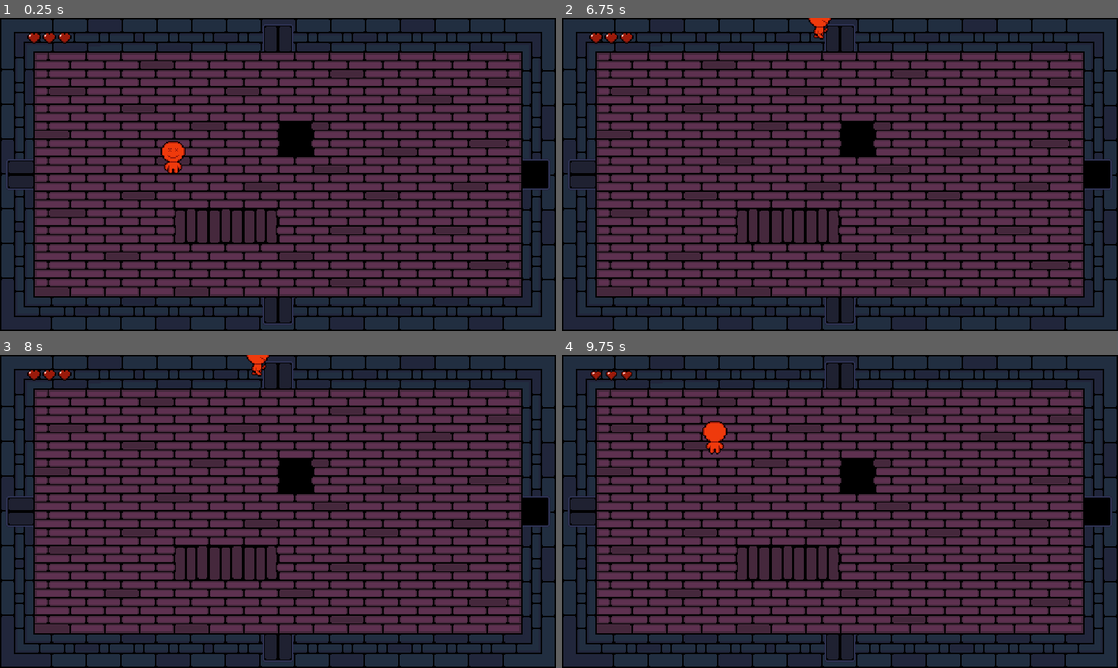
Above: before the commit, frames 1-4 (two rows, left to right).
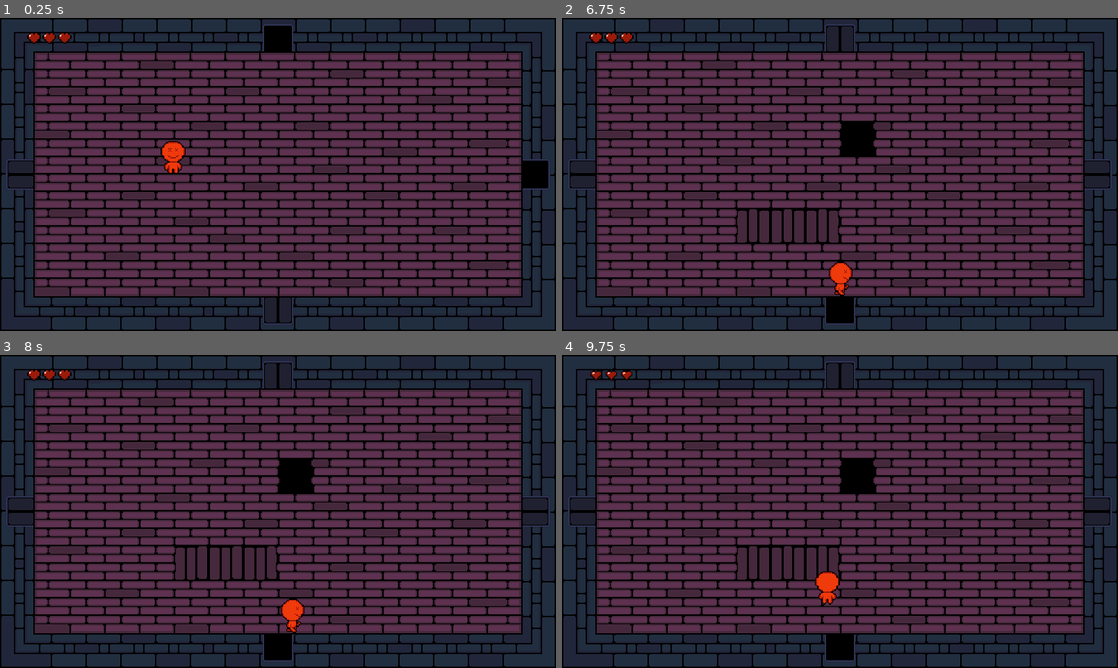
Above: after the commit, the same moments.

Repository: mbuxmann/puppet_master
Game: Godot game, scene res://Scenes/Levels/Level1.tscn
Two runs of this game, one before a commit and one after it. Both use one fixed random seed, a clock stepped at 60 frames per second and the inputs below.
Inputs:
- Up to frame 1 (0.25 s): no input
- Up to frame 2 (6.75 s): hold Z (z) 0.53-1.28 s; hold Up (ui_up) 0.53-2.03 s; tap Z (z) every 1.5 s from 1.35 to 5.85 s; hold Z (z) 2.03-2.78 s; hold Left (ui_left) 2.03-3.53 s; hold Down (ui_down) 3.53-4.28 s; hold Z (z) 3.53-4.28 s; hold Right (ui_right) 4.28-5.03 s; hold Up (ui_up) 5.03-5.78 s; hold Z (z) 5.03-5.78 s; hold Right (ui_right) from 5.78 s (still down); hold Z (z) from 6.53 s (still down)
- Up to frame 3 (8 s): keep holding Right (ui_right); release Z (z) at 7.28 s; tap Z (z) at 7.35 s
- Up to frame 4 (9.75 s): release Right (ui_right) at 8.03 s; hold Down (ui_down) 8.03-8.78 s; hold Z (z) 8.03-8.78 s; hold Left (ui_left) 8.78-9.53 s; tap Z (z) at 8.85 s; hold Up (ui_up) from 9.53 s (still down); hold Z (z) from 9.53 s (still down)

The runs differ from the first frame. In frame 1, 2.2% of the frame differs, in the area x 31-57%, y 2-72%; in frame 2, 1.2%; in frame 3, 1.1%; in frame 4, 1.3%.
Error before the commit: Attempt to call function 'get_global_position' in base 'null instance' on a null instance. (res://Scenes/Assets/Door/Door.gd:11)

Commit message:
fixed bugs

Diff:
--- a/Scenes/Assets/Door/Door.gd
+++ b/Scenes/Assets/Door/Door.gd
@@ -2,22 +2,30 @@
 
 class_name Door
 
-export(NodePath) var door_target_node
-export(NodePath) var camera_target_node
+export(NodePath) var next_room_target_node
 export(bool) var opened
 
-onready var door_target = get_node(door_target_node)
-onready var camera_target = get_node(camera_target_node)
-onready var door_target_position = door_target.get_global_position()
+onready var next_room = get_node(next_room_target_node)
 
-const OFFSET = 50
+const OFFSET = 32
 var door_position
 var new_position = Vector2.ZERO
+var target_door
+var target_door_position
 
 func _ready():
 	door_position = get_global_position()
 	if opened:
 		$AnimationPlayer.play("DoorOpened")
+	match name:
+		"LeftDoor":
+			target_door = "RightDoor"
+		"RightDoor":
+			target_door = "LeftDoor"
+		"TopDoor":
+			target_door = "BottomDoor"
+		"BottomDoor":
+			target_door = "TopDoor"
 
 # warning-ignore:unused_argument
 func _process(delta):
@@ -27,19 +35,23 @@
 
 func _on_EntranceDetector_body_entered(body):
 	if body is Player:
-		match body.current_direction:
-			body.direction.LEFT:
-				new_position = Vector2(door_target_position.x - OFFSET, body.position.y)
-			body.direction.RIGHT:
-				new_position = Vector2(door_target_position.x + OFFSET, body.position.y)
-			body.direction.UP:
-				new_position = Vector2(body.position.x, door_target_position.y - OFFSET)
-			body.direction.DOWN:
-				new_position = Vector2(body.position.x, door_target_position.y + OFFSET)
+		RoomManager.next_room = next_room
+		var doors = next_room.get_node("Doors").get_children()
+		for door in doors:
+			if target_door == door.name:
+				target_door_position = door.get_global_position()
 
+		match name:
+			"LeftDoor":
+				new_position = Vector2(target_door_position.x - OFFSET, body.position.y)
+			"RightDoor":
+				new_position = Vector2(target_door_position.x + OFFSET, body.position.y)
+			"TopDoor":
+				new_position = Vector2(body.position.x, target_door_position.y - OFFSET)
+			"BottomDoor":
+				new_position = Vector2(body.position.x, target_door_position.y + OFFSET)
+
+
+		# Update body position and set new spawn position
 		body.position = new_position
 		body.spawn_position = body.get_position()
-	change_camera()
-
-func change_camera():
-	camera_target.current = true
--- a/Scenes/Assets/FloorTrap/FloorTrap.gd
+++ b/Scenes/Assets/FloorTrap/FloorTrap.gd
@@ -10,7 +10,6 @@
 		"TrapNormal":
 			$AnimationPlayer.play("TrapIdle")
 		"TrapLeft":
-			print('test')
 			$AnimationPlayer.play("TrapIdleLeft")
 		"TrapMiddle":
 			$AnimationPlayer.play("TrapIdleMiddle")
@@ -40,6 +39,7 @@
 			$AnimationPlayer.play("TrapActivateRight")
 	trap_activated = true
 
+# warning-ignore:unused_argument
 func _process(delta):
 	if trap_activated:
 		check_for_player()
@@ -67,11 +67,3 @@
 	if anim_name == "TrapActivateLeft" or anim_name == "TrapActivateMiddle" or \
 		anim_name == "TrapActivateRight" or anim_name == "TrapActivate":
 		trap_activated = false
-	if (anim_name == "TrapActivateLeft" or anim_name == "TrapActivateMiddle" or \
-		anim_name == "TrapActivateRight" or anim_name == "TrapActivate")  and GameManager.player_has_fallen :
-
-		reset_trap()
-
-func _input(event):
-	if event.is_action_pressed('z'):
-		reset_trap()
--- a/Scenes/Levels/Level1.tscn
+++ b/Scenes/Levels/Level1.tscn
@@ -3,9 +3,9 @@
 [ext_resource path="res://Scenes/Player/Player.tscn" type="PackedScene" id=1]
 [ext_resource path="res://GFX/Room101.png" type="Texture" id=2]
 [ext_resource path="res://Scenes/Assets/Wall/wall_tiles.tres" type="TileSet" id=3]
-[ext_resource path="res://Scenes/Assets/FloorTrap/FloorTrap.tscn" type="PackedScene" id=4]
-[ext_resource path="res://Scenes/Assets/FloorHole/FloorHole.tscn" type="PackedScene" id=5]
-[ext_resource path="res://Scenes/Assets/Door/Door.tscn" type="PackedScene" id=6]
+[ext_resource path="res://Scenes/Assets/Door/Door.tscn" type="PackedScene" id=4]
+[ext_resource path="res://Scenes/Assets/FloorTrap/FloorTrap.tscn" type="PackedScene" id=5]
+[ext_resource path="res://Scenes/Assets/FloorHole/FloorHole.tscn" type="PackedScene" id=6]
 [ext_resource path="res://Scenes/Interface/Interface.tscn" type="PackedScene" id=7]
 
 [node name="Level1" type="Node2D"]
@@ -17,6 +17,7 @@
 [node name="Rooms" type="Node" parent="."]
 
 [node name="Room101" type="Node2D" parent="Rooms"]
+editor/display_folded = true
 
 [node name="Background" type="Sprite" parent="Rooms/Room101"]
 texture = ExtResource( 2 )
@@ -42,48 +43,32 @@
 
 [node name="FloorTraps" type="Node2D" parent="Rooms/Room101"]
 
-[node name="FloorTrap" parent="Rooms/Room101/FloorTraps" instance=ExtResource( 4 )]
-position = Vector2( 176, 192 )
-trap_used = "TrapLeft"
-
-[node name="FloorTrap2" parent="Rooms/Room101/FloorTraps" instance=ExtResource( 4 )]
-position = Vector2( 208, 192 )
-trap_used = "TrapMiddle"
-
-[node name="FloorTrap3" parent="Rooms/Room101/FloorTraps" instance=ExtResource( 4 )]
-position = Vector2( 240, 192 )
-trap_used = "TrapRight"
-
 [node name="FloorHoles" type="Node2D" parent="Rooms/Room101"]
 
-[node name="FloorHole" parent="Rooms/Room101/FloorHoles" instance=ExtResource( 5 )]
-position = Vector2( 272, 112 )
-HoleUsed = "HoleNormal"
+[node name="Doors" type="Node2D" parent="Rooms/Room101"]
 
-[node name="Doors" type="Node2D" parent="Rooms/Room101"]
-editor/display_folded = true
+[node name="TopDoor" parent="Rooms/Room101/Doors" instance=ExtResource( 4 )]
+position = Vector2( 256, 16 )
+next_room_target_node = NodePath("../../../Room103")
+opened = true
 
-[node name="TopDoor" parent="Rooms/Room101/Doors" instance=ExtResource( 6 )]
-position = Vector2( 256, 16 )
-
-[node name="BottomDoor" parent="Rooms/Room101/Doors" instance=ExtResource( 6 )]
+[node name="BottomDoor" parent="Rooms/Room101/Doors" instance=ExtResource( 4 )]
 position = Vector2( 256, 272 )
 rotation = 3.14159
 
-[node name="RightDoor" parent="Rooms/Room101/Doors" instance=ExtResource( 6 )]
+[node name="RightDoor" parent="Rooms/Room101/Doors" instance=ExtResource( 4 )]
 position = Vector2( 496, 144 )
 rotation = 1.5708
-door_target_node = NodePath("../../../Room102/Doors/LeftDoor")
-camera_target_node = NodePath("../../../Room102/Camera2D")
+next_room_target_node = NodePath("../../../Room102")
 opened = true
 
-[node name="LeftDoor" parent="Rooms/Room101/Doors" instance=ExtResource( 6 )]
+[node name="LeftDoor" parent="Rooms/Room101/Doors" instance=ExtResource( 4 )]
 position = Vector2( 16, 144 )
 rotation = -1.5708
 
 [node name="Room102" type="Node2D" parent="Rooms"]
 editor/display_folded = true
-position = Vector2( 544, 0 )
+position = Vector2( 512, 0 )
 
 [node name="Sprite" type="Sprite" parent="Rooms/Room102"]
 texture = ExtResource( 2 )
@@ -102,25 +87,93 @@
 tile_data = PoolIntArray( 2, 1, 0, 4, 1, 0, 6, 1, 0, 8, 1, 0, 10, 1, 0, 12, 1, 0, 13, 1, 0, 15, 2, 0, 17, 1, 0, 18, 1,  …(474 unchanged characters)…
 
 [node name="Doors" type="Node2D" parent="Rooms/Room102"]
+editor/display_folded = true
 
-[node name="LeftDoor" parent="Rooms/Room102/Doors" instance=ExtResource( 6 )]
+[node name="LeftDoor" parent="Rooms/Room102/Doors" instance=ExtResource( 4 )]
 position = Vector2( 16, 144 )
 rotation = -1.5708
-door_target_node = NodePath("../../../Room101/Doors/RightDoor")
-camera_target_node = NodePath("../../../Room101/Camera2D")
+next_room_target_node = NodePath("../../../Room101")
 opened = true
 
-[node name="TopDoor" parent="Rooms/Room102/Doors" instance=ExtResource( 6 )]
+[node name="TopDoor" parent="Rooms/Room102/Doors" instance=ExtResource( 4 )]
 position = Vector2( 256, 16 )
 
-[node name="BottomDoor" parent="Rooms/Room102/Doors" instance=ExtResource( 6 )]
+[node name="BottomDoor" parent="Rooms/Room102/Doors" instance=ExtResource( 4 )]
 position = Vector2( 256, 272 )
 rotation = -3.14159
 
-[node name="RightDoor" parent="Rooms/Room102/Doors" instance=ExtResource( 6 )]
+[node name="RightDoor" parent="Rooms/Room102/Doors" instance=ExtResource( 4 )]
 position = Vector2( 496, 144 )
 rotation = 1.5708
 
-[node name="Traps" type="Node2D" parent="Rooms/Room102"]
+[node name="FloorTraps" type="Node2D" parent="Rooms/Room102"]
+
+[node name="Room103" type="Node2D" parent="Rooms"]
+editor/display_folded = true
+position = Vector2( 0, -288 )
+
+[node name="Background" type="Sprite" parent="Rooms/Room103"]
+texture = ExtResource( 2 )
+centered = false
+
+[node name="Camera2D" type="Camera2D" parent="Rooms/Room103"]
+anchor_mode = 0
+drag_margin_h_enabled = false
+drag_margin_v_enabled = false
+drag_margin_left = 0.0
+drag_margin_top = 0.0
+drag_margin_right = 0.0
+drag_margin_bottom = 0.0
+
+[node name="Walls" type="TileMap" parent="Rooms/Room103"]
+visible = false
+tile_set = ExtResource( 3 )
+cell_size = Vector2( 16, 16 )
+cell_tile_origin = 2
+collision_layer = 4
+format = 1
+tile_data = PoolIntArray( -65535, 1, 0, -65533, 1, 0, -65531, 1, 0, -65529, 1, 0, -65527, 1, 0, -65525, 1, 0, -65523, 1, 0, -65521, 2, 0, -65519, 1, 0, -65517, 1, 0, -65515, 1, 0, -65513, 1, 0, -65511, 1, 0, -65509, 1, 0, -65507, 1, 0, 0, 0, 0, 1, 0, 0, 2, 0, 0, 3, 0, 0, 4, 0, 0, 5, 0, 0, 6, 0, 0, 8, 0, 0, 9, 0, 0, 10, 0, 0, 11, 0, 0, 12, 0, 0, 13, 0, 0, 14, 0, 0, 65536, 1, 0, 65566, 1, 0, 131092, 1, 0, 196608, 1, 0, 196638, 1, 0, 327680, 1, 0, 327710, 1, 0, 327711, 1, 0, 458752, 3, 0, 458783, 3, 0, 589824, 1, 0, 589854, 1, 0, 720896, 1, 0, 720926, 1, 0, 851968, 1, 0, 851998, 1, 0, 983041, 1, 0, 983043, 1, 0, 983045, 1, 0, 983047, 1, 0, 983049, 1, 0, 983051, 1, 0, 983053, 1, 0, 983057, 1, 0, 983059, 1, 0, 983061, 1, 0, 983063, 1, 0, 983065, 1, 0, 983067, 1, 0, 983069, 1, 0, 1048591, 2, 0 )
+
+[node name="FloorTraps" type="Node2D" parent="Rooms/Room103"]
+editor/display_folded = true
+
+[node name="FloorTrap" parent="Rooms/Room103/FloorTraps" instance=ExtResource( 5 )]
+position = Vector2( 176, 192 )
+trap_used = "TrapLeft"
+
+[node name="FloorTrap2" parent="Rooms/Room103/FloorTraps" instance=ExtResource( 5 )]
+position = Vector2( 208, 192 )
+trap_used = "TrapMiddle"
+
+[node name="FloorTrap3" parent="Rooms/Room103/FloorTraps" instance=ExtResource( 5 )]
+position = Vector2( 240, 192 )
+trap_used = "TrapRight"
+
+[node name="FloorHoles" type="Node2D" parent="Rooms/Room103"]
+editor/display_folded = true
+
+[node name="FloorHole" parent="Rooms/Room103/FloorHoles" instance=ExtResource( 6 )]
+position = Vector2( 272, 112 )
+HoleUsed = "HoleNormal"
+
+[node name="Doors" type="Node2D" parent="Rooms/Room103"]
+editor/display_folded = true
+
+[node name="TopDoor" parent="Rooms/Room103/Doors" instance=ExtResource( 4 )]
+position = Vector2( 256, 16 )
+
+[node name="BottomDoor" parent="Rooms/Room103/Doors" instance=ExtResource( 4 )]
+position = Vector2( 256, 272 )
+rotation = 3.14159
+next_room_target_node = NodePath("../../../Room101")
+opened = true
+
+[node name="RightDoor" parent="Rooms/Room103/Doors" instance=ExtResource( 4 )]
+position = Vector2( 496, 144 )
+rotation = 1.5708
+
+[node name="LeftDoor" parent="Rooms/Room103/Doors" instance=ExtResource( 4 )]
+position = Vector2( 16, 144 )
+rotation = -1.5708
 
 [node name="Interface" parent="." instance=ExtResource( 7 )]
--- a/Scenes/Player/States/Fall.gd
+++ b/Scenes/Player/States/Fall.gd
@@ -14,10 +14,11 @@
 		obj.fsm.next_state = obj.fsm.STATES.Idle
 		obj.position = obj.spawn_position
 		timer_finished = false
-
+# warning-ignore:unused_argument
 func terminate(obj):
 	GameManager.player_has_fallen = false
-	GameManager.reset_traps = true
+	GameManager.player_has_respawned = true
+
 
 func _on_Timer_timeout():
 	timer_finished = true
--- a/Scripts/GameManager.gd
+++ b/Scripts/GameManager.gd
@@ -1,5 +1,10 @@
 extends Node
 
 # warning-ignore:unused_class_variable
+var debug = true
+# warning-ignore:unused_class_variable
 var player_has_fallen: bool = false
-var reset_traps: bool = false
+# warning-ignore:unused_class_variable
+var player_has_respawned: bool = false
+# warning-ignore:unused_class_variable
+var reset_floortraps: bool = false
--- /dev/null
+++ b/Scripts/RoomManager.gd
@@ -0,0 +1,39 @@
+extends Node
+
+var current_room
+var previous_room
+var next_room
+
+var camera_changed: bool = false
+
+# warning-ignore:unused_argument
+func _process(delta):
+	if next_room != current_room:
+		previous_room = current_room
+		current_room = next_room
+		change_camera()
+	if camera_changed:
+		restart_traps()
+		camera_changed = false
+	if GameManager.player_has_respawned:
+		restart_traps()
+		GameManager.player_has_respawned = false
+
+func change_camera():
+	# needs cleaning up
+	if previous_room == null:
+		print("Moved from: Room101 to: ", current_room.name)
+	else:
+		print("Moved from: ", previous_room.name, " to: ", current_room.name)
+	RoomManager.next_room.get_node("Camera2D").current = true
+	camera_changed = true
+
+func restart_traps():
+	if !current_room.get_node("FloorTraps"):
+		print("no traps found")
+	else:
+		var floor_traps = current_room.get_node("FloorTraps").get_children()
+		for trap in floor_traps:
+			if GameManager.debug:
+				print('resetting trap: ', trap.name)
+			trap.reset_trap()
--- a/project.godot
+++ b/project.godot
@@ -45,6 +45,7 @@
 [autoload]
 
 GameManager="*res://Scripts/GameManager.gd"
+RoomManager="*res://Scripts/RoomManager.gd"
 
 [display]
 
@@ -54,7 +55,7 @@
 window/size/test_height=720
 window/vsync/use_vsync=false
 window/stretch/mode="2d"
-window/stretch/aspect="keep"
+window/stretch/aspect="expand"
 
 [importer_defaults]
 
